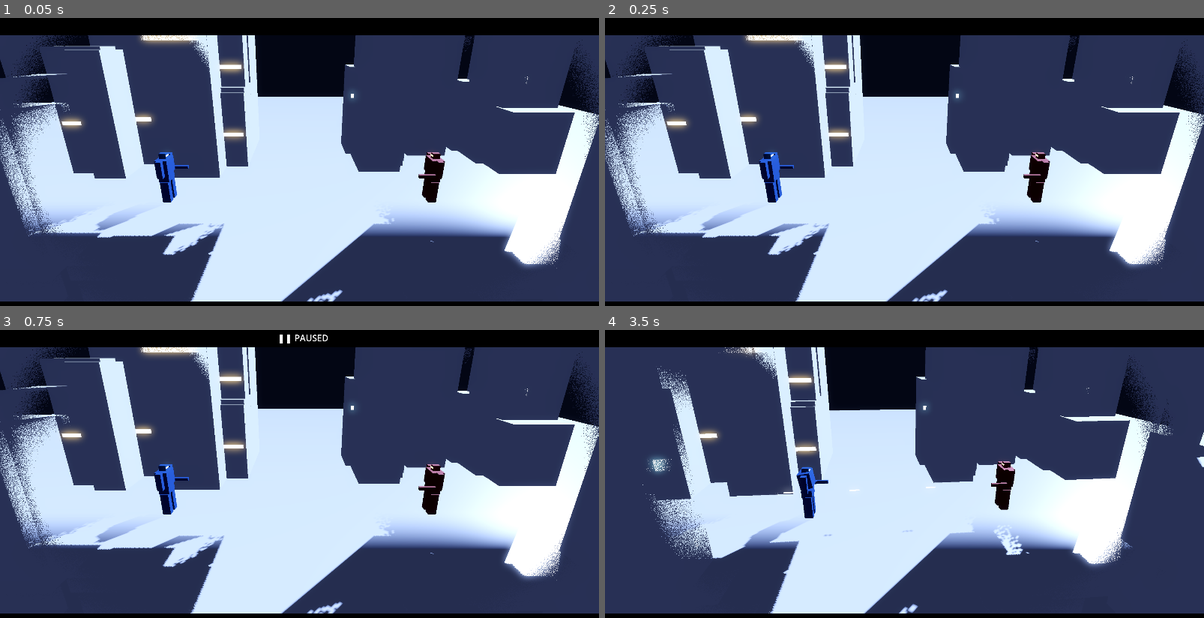
Above: before the commit, frames 1-4 (two rows, left to right).
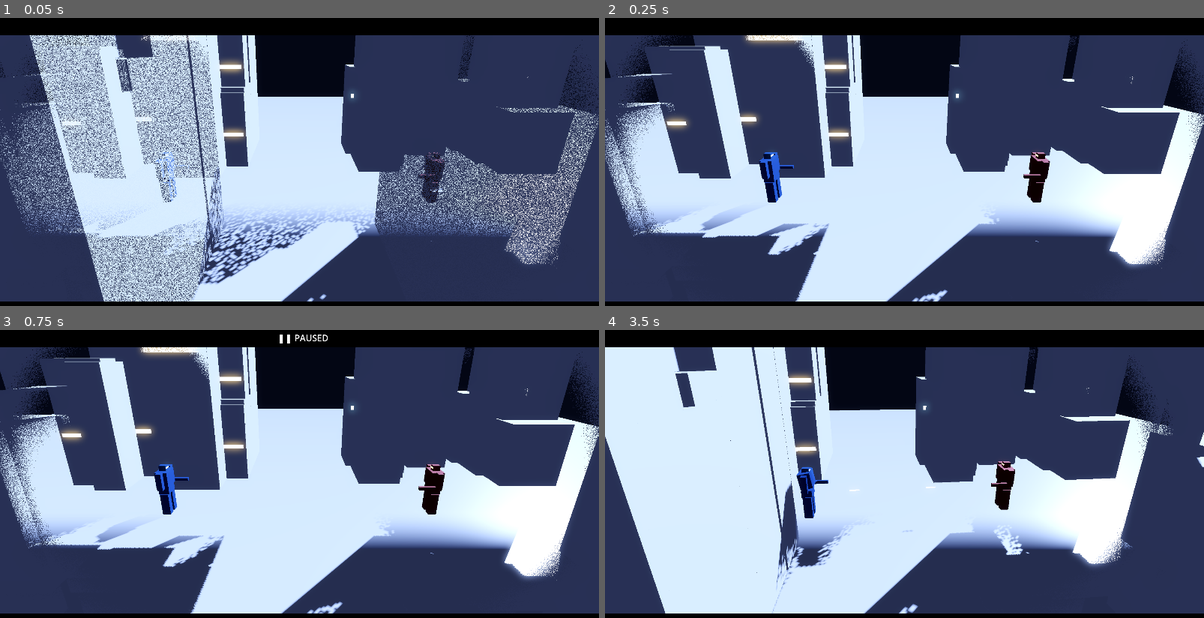
Above: after the commit, the same moments.

Repository: yankeeangelonero-hub/Gundamu-War
Game: Godot game, scene res://scenes/main.tscn
The game is run twice, just before and just after one commit, with the same random seed, the same clock (stepped at 60 frames per second) and the same inputs.
Inputs:
- Up to frame 1 (0.05 s): no input
- Up to frame 2 (0.25 s): no input
- Up to frame 3 (0.75 s): tap Enter at 0.5 s; tap P at 0.6 s
- Up to frame 4 (3.5 s): tap Space at 0.77, 1.52, 2.75, 3.02 s; tap P at 1.35, 2.1, 2.85 s

The runs differ from the first frame. In frame 1, 31% of the frame differs, in the area x 0-100%, y 5-99%; in frame 2, nothing differs; in frame 3, nothing differs; in frame 4, 21%.

Commit message:
feat(render): gate x-ray window on real per-mech occlusion
The window carved unconditionally along the camera->mech tube, punching
holes in nearby buildings even with the mech in clear view. Now the
director runs Sightline.evaluate per mech each frame and fades
xray_enable_a/b on only when >=3 of 5 silhouette rays are blocked
(XRAY_OCCLUDED_RAYS), off otherwise, with a ~0.17s fade (XRAY_FADE) so it
never pops. Render-only: golden hash 2543717900 held, all 6 headless
suites green.

Co-Authored-By: Claude Opus 4.8 (1M context) <noreply@anthropic.com>

Diff:
--- a/godot_director_spike/project.godot
+++ b/godot_director_spike/project.godot
@@ -39,3 +39,11 @@
 "type": "float",
 "value": 5.0
 }
+xray_enable_a={
+"type": "float",
+"value": 0.0
+}
+xray_enable_b={
+"type": "float",
+"value": 0.0
+}
--- a/godot_director_spike/scripts/director.gd
+++ b/godot_director_spike/scripts/director.gd
@@ -83,6 +83,11 @@
 var _dur := 0.0
 var _smooth_aim := Vector3.ZERO
 var _aim_init := false
+# X-ray gate: per-mech enable, faded toward 1 only while that mech is actually
+# occluded by a building (>= XRAY_OCCLUDED_RAYS of its silhouette rays blocked).
+var _xray_enable := {"A": 0.0, "B": 0.0}
+const XRAY_FADE := 6.0          # enable lerp speed (~0.17s full on/off)
+const XRAY_OCCLUDED_RAYS := 3   # of 5 silhouette rays blocked to count as occluded
 
 func start(p_events: Array, p_shots: Array, p_camera: Camera3D, p_actors: Dictionary, dur: float) -> void:
 	events = p_events
@@ -120,13 +125,32 @@
 		var node := n as Node3D
 		node.visible = cam_pos.distance_to(node.global_position) > radius
 
+## Fade each mech's x-ray window on only while that mech is genuinely occluded:
+## cast the camera->mech silhouette rays against the city AABBs and require
+## XRAY_OCCLUDED_RAYS of 5 blocked. Render-only; never touches the sim.
+func _feed_xray_gate(mech_a: Vector3, mech_b: Vector3, delta: float) -> void:
+	if camera == null:
+		return
+	var buildings := get_tree().get_nodes_in_group("kb_building")
+	var cam := camera.global_position
+	for key in ["A", "B"]:
+		var aim: Vector3 = mech_a if key == "A" else mech_b
+		var clear: int = Sightline.evaluate(cam, _silhouette_points(cam, aim), buildings).clear_count
+		var target := 1.0 if (5 - clear) >= XRAY_OCCLUDED_RAYS else 0.0
+		_xray_enable[key] = move_toward(_xray_enable[key], target, delta * XRAY_FADE)
+	RenderingServer.global_shader_parameter_set("xray_enable_a", _xray_enable["A"])
+	RenderingServer.global_shader_parameter_set("xray_enable_b", _xray_enable["B"])
+
 func _process(delta: float) -> void:
 	if not playing:
 		return
 	t += delta
 	if actors.has("A") and actors.has("B"):
-		RenderingServer.global_shader_parameter_set("xray_mech_a", actors["A"].position + Vector3(0, 9, 0))
-		RenderingServer.global_shader_parameter_set("xray_mech_b", actors["B"].position + Vector3(0, 9, 0))
+		var mech_a: Vector3 = actors["A"].position + Vector3(0, 9, 0)
+		var mech_b: Vector3 = actors["B"].position + Vector3(0, 9, 0)
+		RenderingServer.global_shader_parameter_set("xray_mech_a", mech_a)
+		RenderingServer.global_shader_parameter_set("xray_mech_b", mech_b)
+		_feed_xray_gate(mech_a, mech_b, delta)
 	while _event_idx < events.size() and float(events[_event_idx].tick) * TICK <= t:
 		_dispatch(events[_event_idx])
 		_event_idx += 1
--- a/godot_director_spike/scripts/shaders/xray_occluder.gdshader
+++ b/godot_director_spike/scripts/shaders/xray_occluder.gdshader
@@ -7,6 +7,10 @@
 global uniform vec3 xray_mech_b;
 global uniform float xray_radius;
 global uniform float xray_softness;
+// Per-mech gate (0..1): the director fades these up only while that mech is
+// actually occluded by a building, so a clear-view mech never carves a window.
+global uniform float xray_enable_a;
+global uniform float xray_enable_b;
 
 uniform vec4 albedo : source_color = vec4(1.0, 1.0, 1.0, 1.0);
 uniform vec4 emission_col : source_color = vec4(0.0, 0.0, 0.0, 1.0);
@@ -36,8 +40,8 @@
 void fragment() {
 	vec3 cam = CAMERA_POSITION_WORLD;
 	float cut = max(
-		sightline_cut(world_pos, cam, xray_mech_a, xray_radius, xray_softness),
-		sightline_cut(world_pos, cam, xray_mech_b, xray_radius, xray_softness));
+		sightline_cut(world_pos, cam, xray_mech_a, xray_radius, xray_softness) * xray_enable_a,
+		sightline_cut(world_pos, cam, xray_mech_b, xray_radius, xray_softness) * xray_enable_b);
 	if (cut > hash12(FRAGCOORD.xy)) {
 		discard;
 	}
